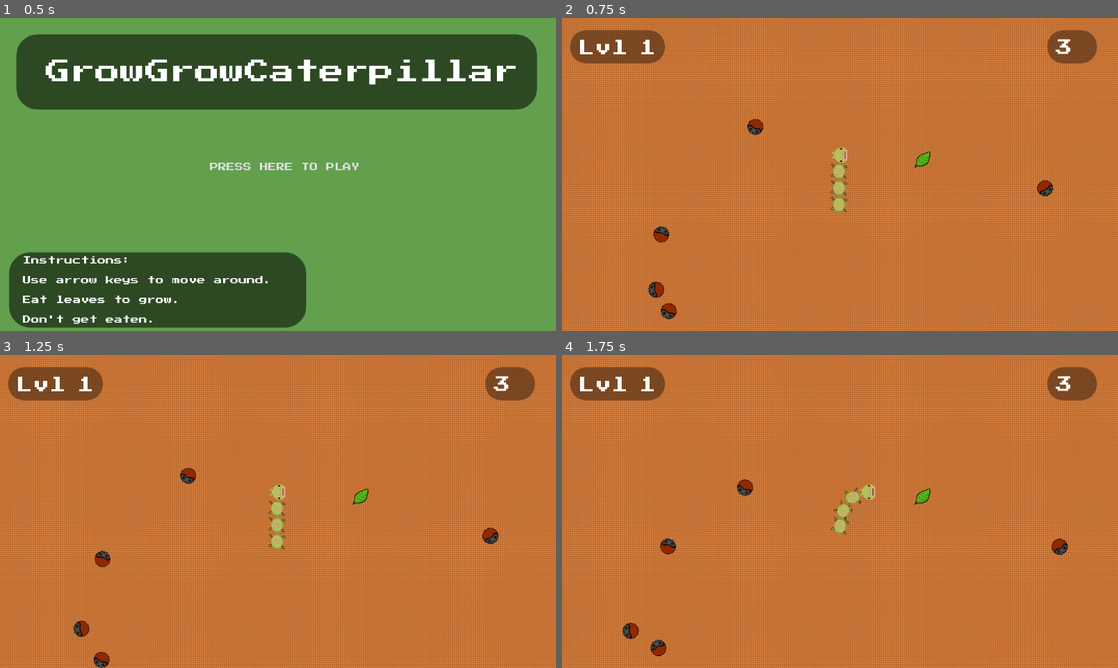
Above: before the commit, frames 1-4 (two rows, left to right).
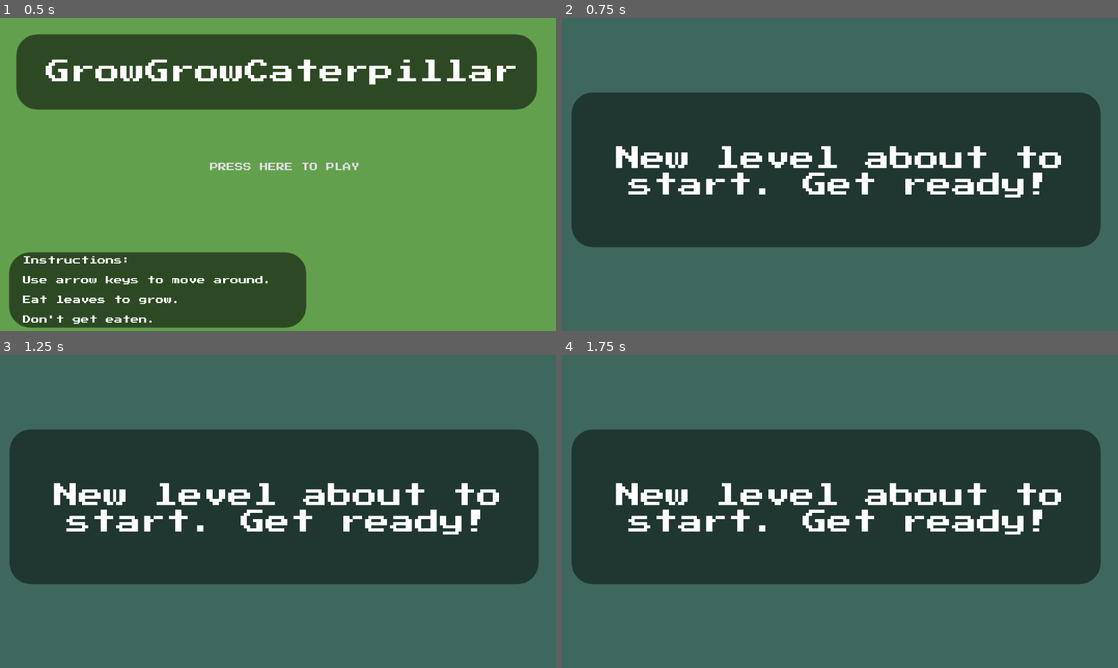
Above: after the commit, the same moments.

Repository: thatnick/grow-grow
Game: Godot game, scene res://scenes/Start.tscn
Same seed, same stepped clock (60 frames per second), same inputs: the game is played once before the commit and once after it.
Inputs:
- Up to frame 1 (0.5 s): no input
- Up to frame 2 (0.75 s): click "PRESS HERE TO PLAY" at 0.5 s
- Up to frame 3 (1.25 s): no input
- Up to frame 4 (1.75 s): hold Right (ui_right) from 1.28 s (still down)

Frame 1 is identical in both runs. In frame 2, 100% of the frame differs, in the area x 0-100%, y 0-100%; in frame 3, 100%; in frame 4, 100%.

Commit message:
Make NewStage scene appear before new lvl

Diff:
--- /dev/null
+++ b/scenes/NewStage.tscn
@@ -0,0 +1,55 @@
+[gd_scene load_steps=5 format=2]
+
+[ext_resource path="res://scripts/NewStage.gd" type="Script" id=1]
+[ext_resource path="res://fonts/PressStart2P-Regular.ttf" type="DynamicFontData" id=2]
+
+[sub_resource type="StyleBoxFlat" id=1]
+bg_color = Color( 0, 0, 0, 0.478431 )
+corner_radius_top_left = 40
+corner_radius_top_right = 40
+corner_radius_bottom_right = 40
+corner_radius_bottom_left = 40
+
+[sub_resource type="DynamicFont" id=2]
+size = 48
+font_data = ExtResource( 2 )
+
+[node name="NewStage" type="Control"]
+anchor_right = 1.0
+anchor_bottom = 1.0
+script = ExtResource( 1 )
+__meta__ = {
+"_edit_use_anchors_": false
+}
+
+[node name="ColorRect" type="ColorRect" parent="."]
+margin_right = 1096.0
+margin_bottom = 617.0
+color = Color( 0.247059, 0.411765, 0.372549, 1 )
+__meta__ = {
+"_edit_use_anchors_": false
+}
+
+[node name="msg" type="Panel" parent="."]
+margin_left = 19.3469
+margin_top = 144.174
+margin_right = 1038.35
+margin_bottom = 441.174
+custom_styles/panel = SubResource( 1 )
+__meta__ = {
+"_edit_use_anchors_": false
+}
+
+[node name="Label" type="Label" parent="msg"]
+margin_left = -33.8567
+margin_top = 9.55118
+margin_right = 1070.14
+margin_bottom = 295.551
+custom_fonts/font = SubResource( 2 )
+text = "New level about to
+start. Get ready!"
+align = 1
+valign = 1
+__meta__ = {
+"_edit_use_anchors_": false
+}
--- a/scripts/Manager.gd
+++ b/scripts/Manager.gd
@@ -1,7 +1,7 @@
 extends Node
 
 const TAILS = 3
-const GOAL = 10
+const GOAL = 5
 const LVLTOTAL = 3
 
 var tails = 3
@@ -26,7 +26,7 @@
 func new_game():
 	reset()
 	lvl = 1
-	get_tree().change_scene("res://scenes/Main.tscn")
+	get_tree().change_scene("res://scenes/NewStage.tscn")
 
 func reset():
 	tails = TAILS
@@ -35,6 +35,6 @@
 	lvl += 1
 	reset()
 	if lvl < LVLTOTAL:
-		get_tree().change_scene("res://scenes/Main.tscn")
+		get_tree().change_scene("res://scenes/NewStage.tscn")
 	else:
 		get_tree().change_scene("res://scenes/Win.tscn")
--- /dev/null
+++ b/scripts/NewStage.gd
@@ -0,0 +1,10 @@
+extends Control
+
+var pause = 3
+
+func _ready():
+	yield(get_tree().create_timer(pause), "timeout")
+	loadlvl()
+
+func loadlvl():
+	get_tree().change_scene("res://scenes/Main.tscn")
